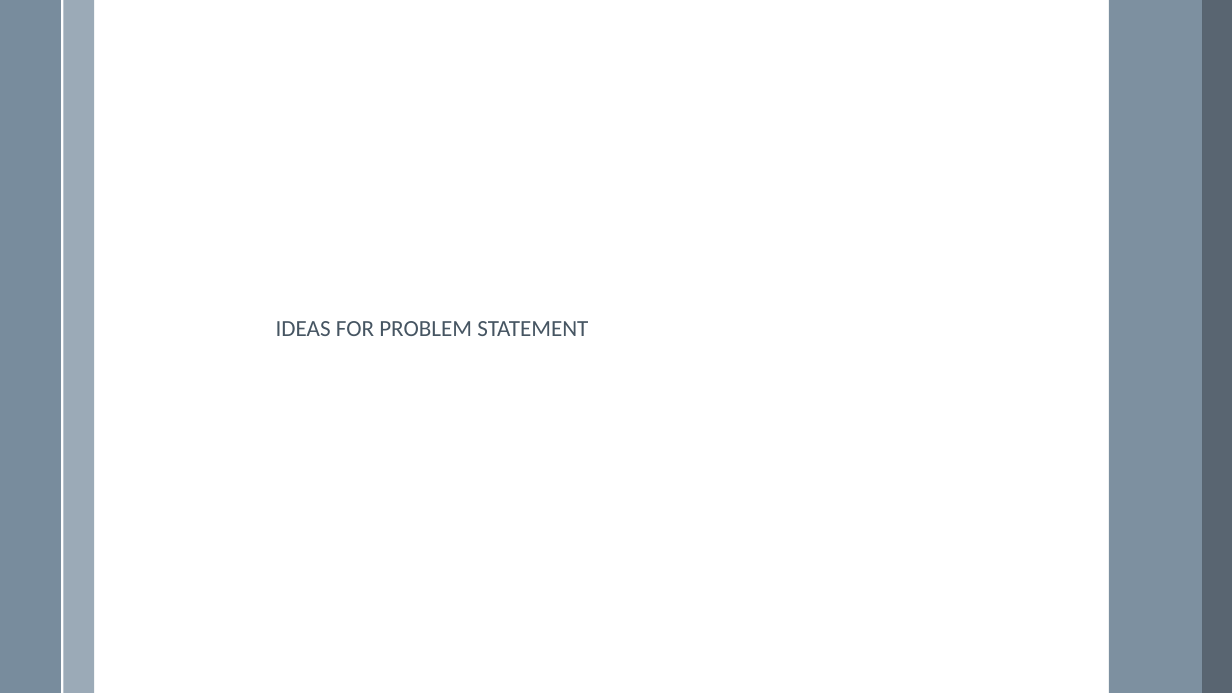
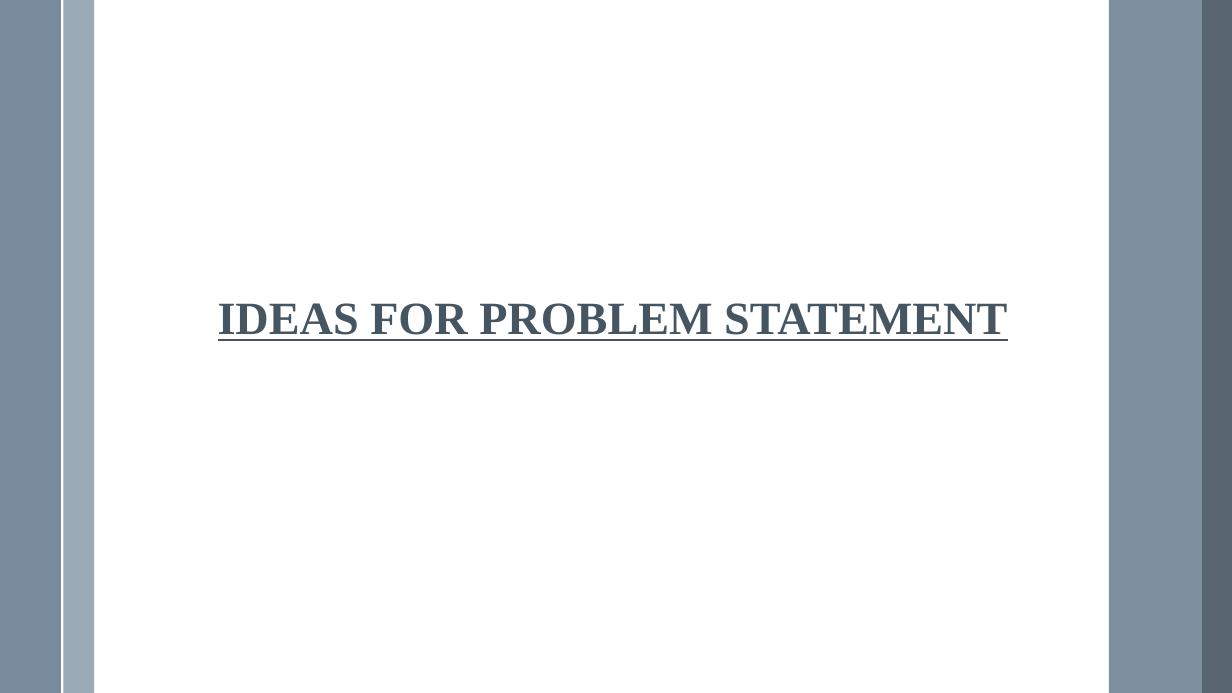
Before and after one commit to VarunBohara/Mini-Project-Documents, a slide deck: slide 1 of Ideas -- v3.0.pptx. Drawn at 1232x693 pixels with LibreOffice and Linux fonts; fonts in the diff are those of the drawing. Boxes give left, top, right and bottom in pixels: in the first picture for what was removed or moved away, otherwise in the second. Text is boxed around its words. In the diff, an @@ line names an element or a change of style, - is before the commit and + after.

Commit message:
changed to bold

```diff
--- a/Ideas -- v3.0.pptx
+++ b/Ideas -- v3.0.pptx
@@ text "IDEAS FOR PROBLEM STATEMENT": place and size @@
-text "IDEAS FOR PROBLEM STATEMENT" at box(276, 321, 588, 336)
+text "IDEAS FOR PROBLEM STATEMENT" at box(218, 303, 1007, 341)
@@ text "IDEAS FOR PROBLEM STATEMENT" at box(218, 303, 1007, 341): size 18 to 36 pt, font Calibri to Times New Roman, bold on, underline on @@
```
